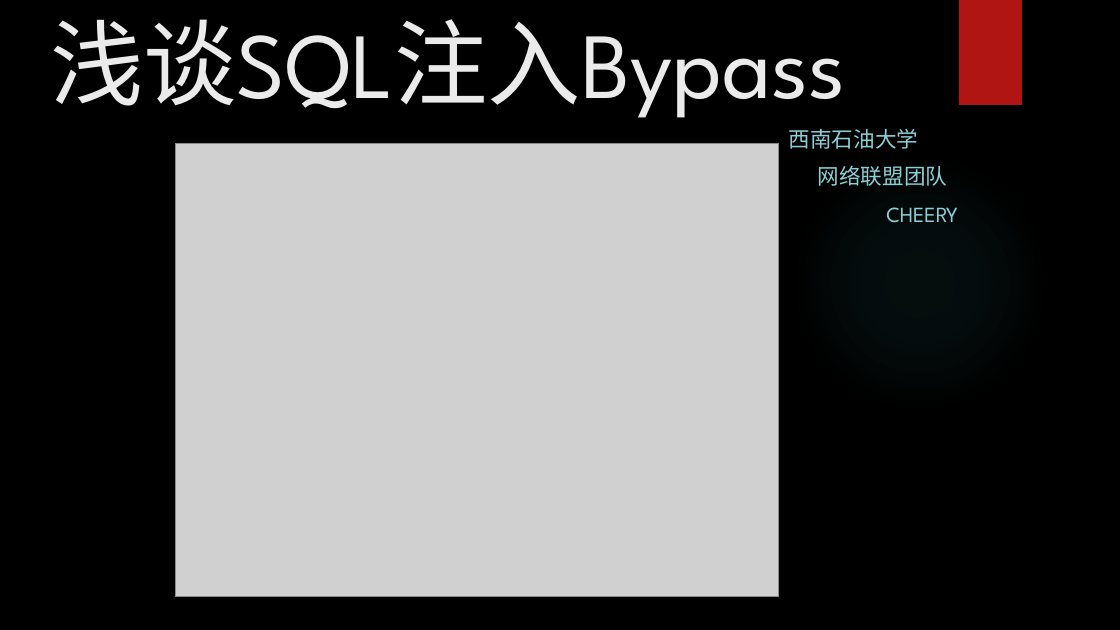
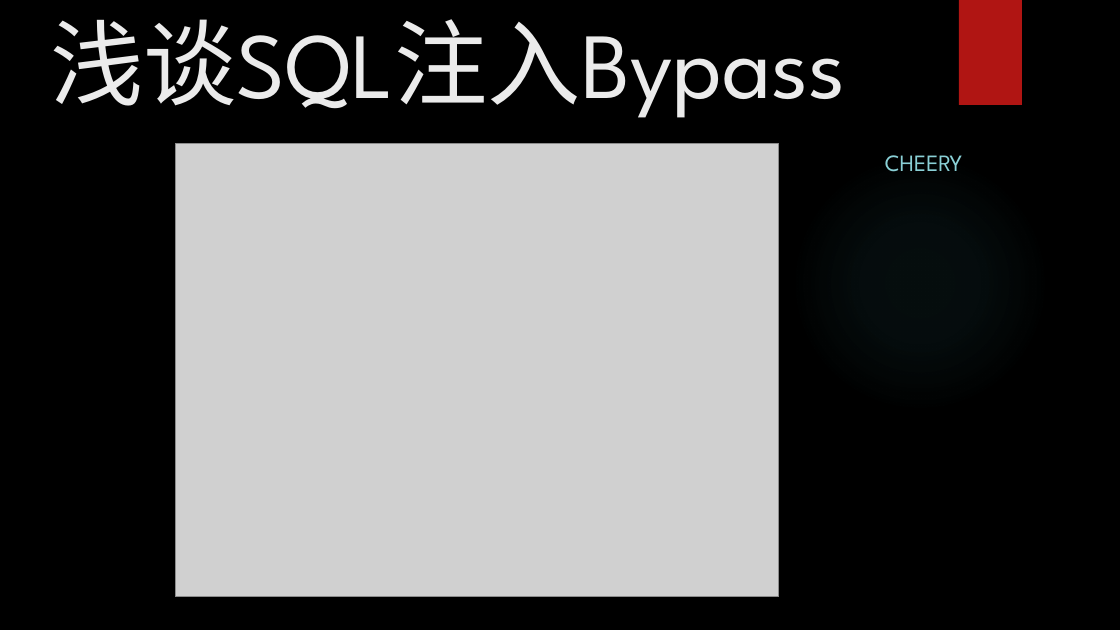
Before and after one commit to cheery0/sql-injection-bypass, a slide deck: slide 1 of 浅谈SQL注入Bypass.pptx. Drawn at 1120x630 pixels with LibreOffice and Linux fonts; fonts in the diff are those of the drawing; grey boxes stand for pictures; background and template pictures are left out. Boxes give left, top, right and bottom in pixels: in the first picture for what was removed or moved away, otherwise in the second. Text is boxed around its words. In the diff, an @@ line names an element or a change of style, - is before the commit and + after.

Commit message:
修改了一些信息
0.0

```diff
--- a/浅谈SQL注入Bypass.pptx
+++ b/浅谈SQL注入Bypass.pptx
@@ subtitle at <box>789,129,947,186</box>: paragraphs removed @@
-西南石油大学
-网络联盟团队
@@ subtitle "CHEERY": place and size @@
-subtitle "CHEERY" at <box>789,129,958,223</box>
+subtitle "CHEERY" at <box>885,155,963,172</box>
@@ subtitle "CHEERY" at <box>885,155,963,172</box>: size 18.5 to 20 pt @@
```
